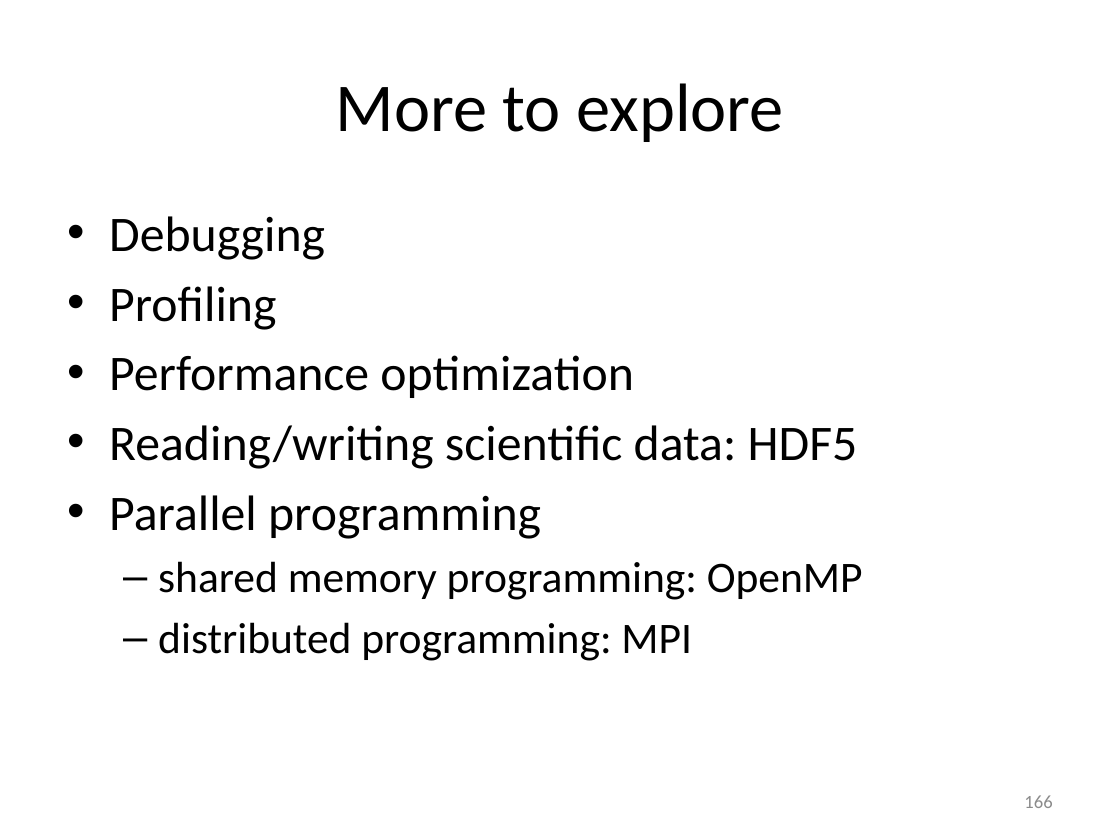
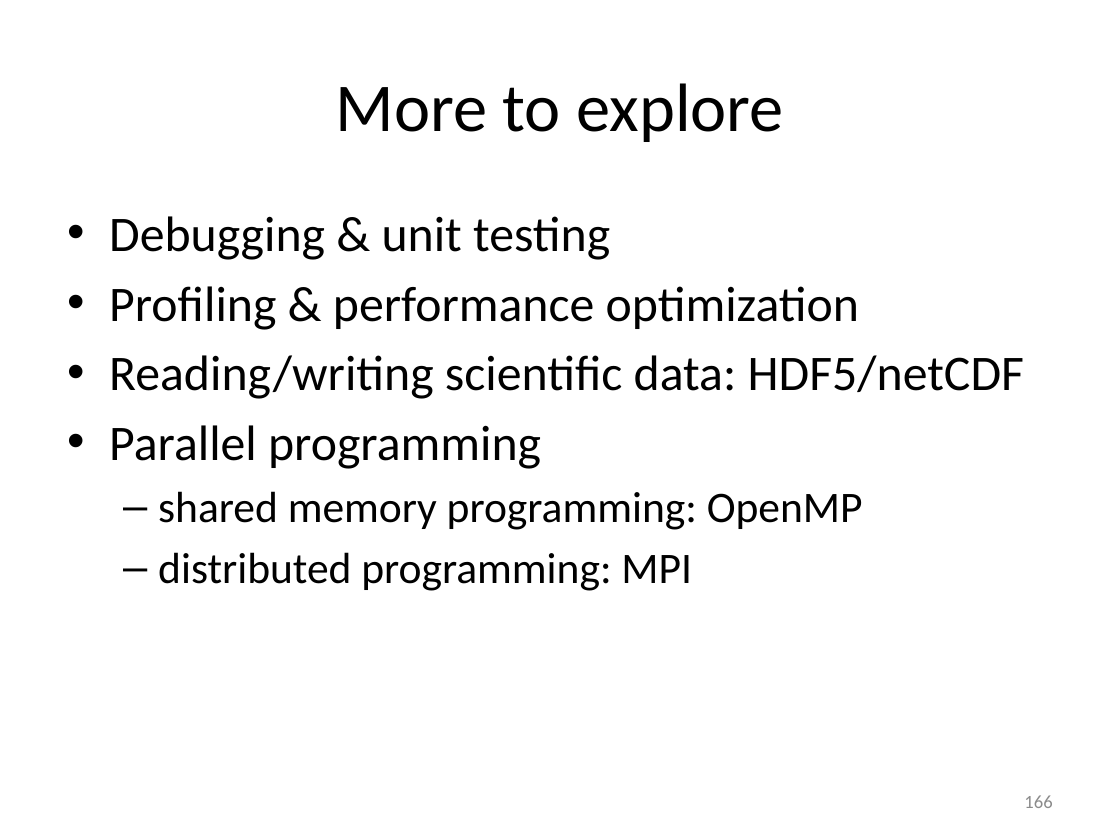
Before and after one commit to gjbex/Scientific-C, a slide deck: slide 166 of scientific_c.pptx. Drawn at 1120x840 pixels with LibreOffice and Linux fonts; fonts in the diff are those of the drawing. Boxes give left, top, right and bottom in pixels: in the first picture for what was removed or moved away, otherwise in the second. Text is boxed around its words. In the diff, an @@ line names an element or a change of style, - is before the commit and + after.

Commit message:
Update next steps slide

```diff
--- a/scientific_c.pptx
+++ b/scientific_c.pptx
@@ text at <box>109,216,1024,399</box>: text changed @@
-• Debugging
-• Profiling
-• Performance optimization
-• Reading/writing scientific data: HDF5
+• Debugging & unit testing
+• Profiling & performance optimization
+• Reading/writing scientific data: HDF5/netCDF
```
